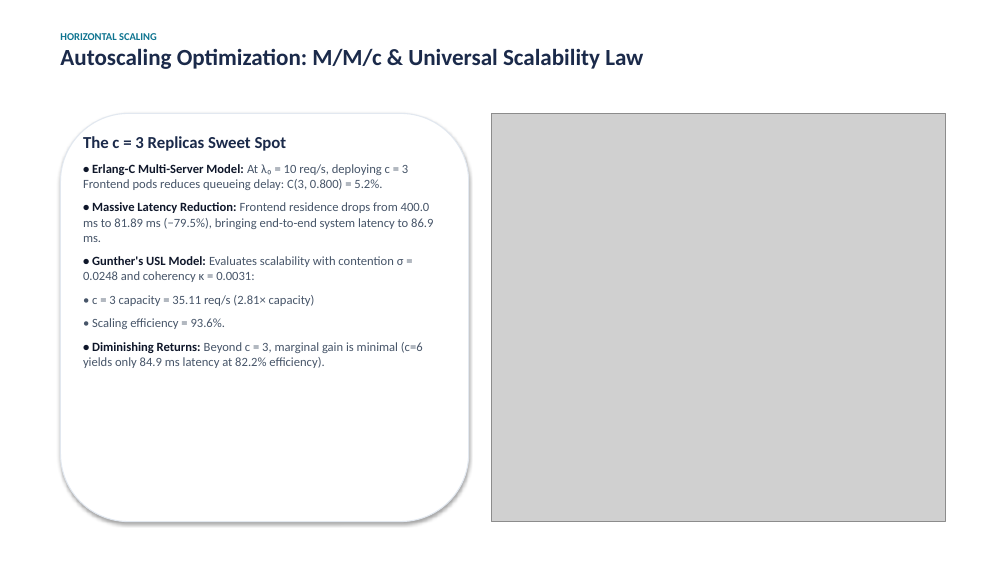
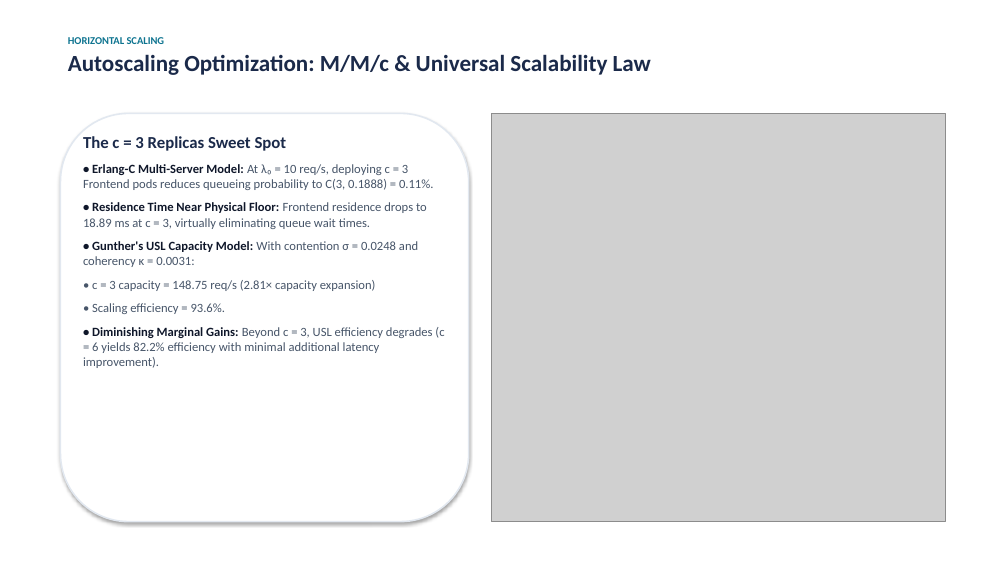
Before and after one commit to Silvio777-hub/Analytical-QN-LQN-Model-of-a-Microservice-Application, a slide deck: slide 9 of SPE_2025-26_Final_Presentation_Janneh_Silvio.pptx. Drawn at 1008x567 pixels with LibreOffice and Linux fonts; fonts in the diff are those of the drawing; grey boxes stand for pictures. Boxes give left, top, right and bottom in pixels: in the first picture for what was removed or moved away, otherwise in the second. Text is boxed around its words. In the diff, an @@ line names an element or a change of style, - is before the commit and + after.

```diff
--- a/SPE_2025-26_Final_Presentation_Janneh_Silvio.pptx
+++ b/SPE_2025-26_Final_Presentation_Janneh_Silvio.pptx
@@ text at (68, 54, 651, 75): more space between paragraphs @@
@@ rounded rectangle at (60, 113, 469, 522): outline #E2E8F0 1 pt to #E2E8F0 1.5 pt @@
@@ text at (83, 164, 444, 368): text changed @@
-• Erlang-C Multi-Server Model: At λ₀ = 10 req/s, deploying c = 3 Frontend pods reduces queueing delay: C(3, 0.800) = 5.2%.
-• Massive Latency Reduction: Frontend residence drops from 400.0 ms to 81.89 ms (−79.5%), bringing end-to-end system latency to 86.9 ms.
-• Gunther's USL Model: Evaluates scalability with contention σ = 0.0248 and coherency κ = 0.0031:
-• c = 3 capacity = 35.11 req/s (2.81× capacity)
-• Scaling efficiency = 93.6%.
-• Diminishing Returns: Beyond c = 3, marginal gain is minimal (c=6 yields only 84.9 ms latency at 82.2% efficiency).
+• Erlang-C Multi-Server Model: At λ₀ = 10 req/s, deploying c = 3 Frontend pods reduces queueing probability to C(3, 0.1888) = 0.11%.
+• Residence Time Near Physical Floor: Frontend residence drops to 18.89 ms at c = 3, virtually eliminating queue wait times.
+• Gunther's USL Capacity Model: With contention σ = 0.0248 and coherency κ = 0.0031:
+• c = 3 capacity = 148.75 req/s (2.81× capacity expansion)
+• Scaling efficiency = 93.6%.
+• Diminishing Marginal Gains: Beyond c = 3, USL efficiency degrades (c = 6 yields 82.2% efficiency with minimal additional latency improvement).
```
Also in this commit, not shown: 12 other slides changed, 1 other file.
